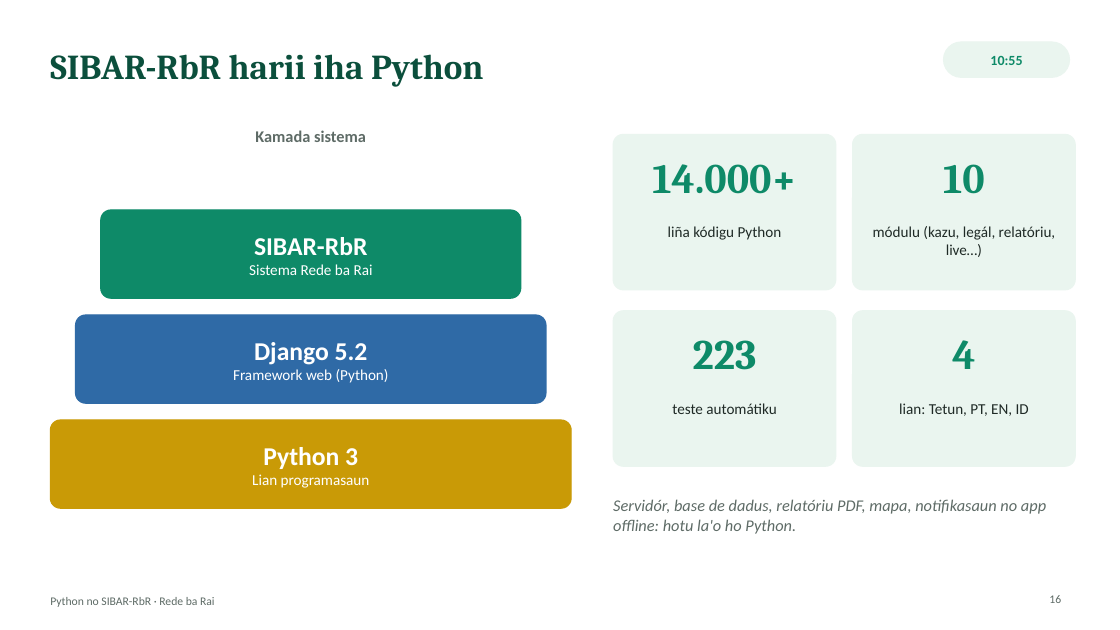
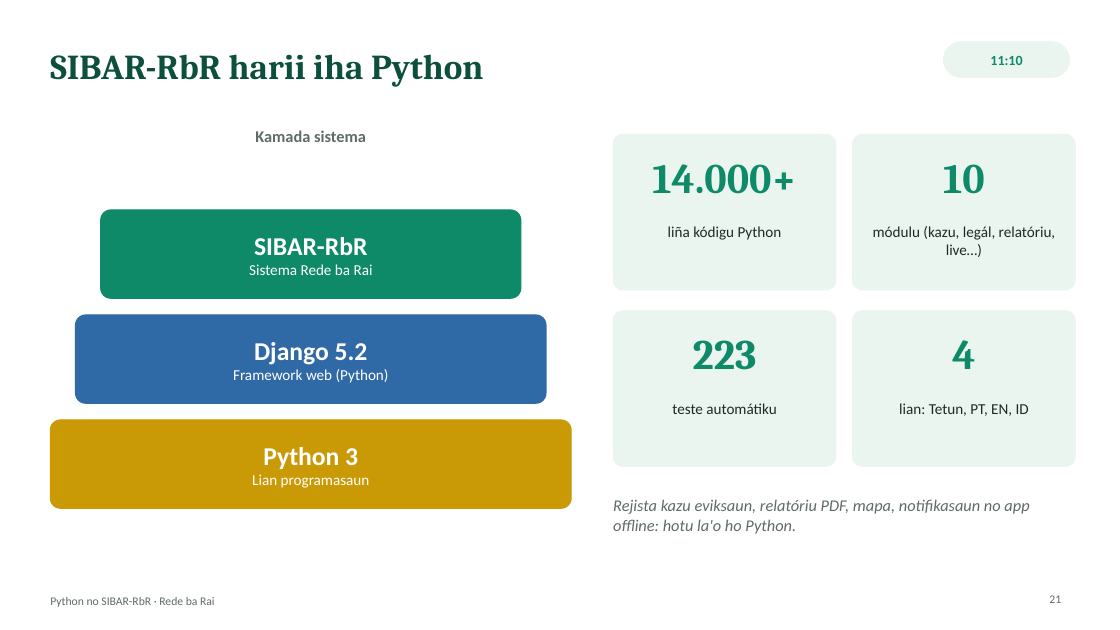
Before and after one commit to Odoly23/SMKRE, a slide deck: slide 21 of docs/formasaun/RbR_Sesaun_Python_SIBAR-RbR.pptx (slide 16 before the commit). Drawn at 1120x630 pixels with LibreOffice and Linux fonts; fonts in the diff are those of the drawing. Boxes give left, top, right and bottom in pixels: in the first picture for what was removed or moved away, otherwise in the second. Text is boxed around its words. In the diff, an @@ line names an element or a change of style, - is before the commit and + after.

```diff
--- a/docs/formasaun/RbR_Sesaun_Python_SIBAR-RbR.pptx
+++ b/docs/formasaun/RbR_Sesaun_Python_SIBAR-RbR.pptx
@@ text at bbox=[990, 56, 1022, 65]: text changed @@
-10:55
+11:10
@@ text at bbox=[613, 499, 1029, 534]: text changed @@
-Servidór, base de dadus, relatóriu PDF, mapa, notifikasaun no app offline: hotu la'o ho Python.
+Rejista kazu eviksaun, relatóriu PDF, mapa, notifikasaun no app offline: hotu la'o ho Python.
@@ page number at bbox=[1049, 595, 1061, 603]: text changed @@
-16
+21
```
Also in this commit, not shown: 21 other slides changed, 12 slides added, 6 slides removed.
